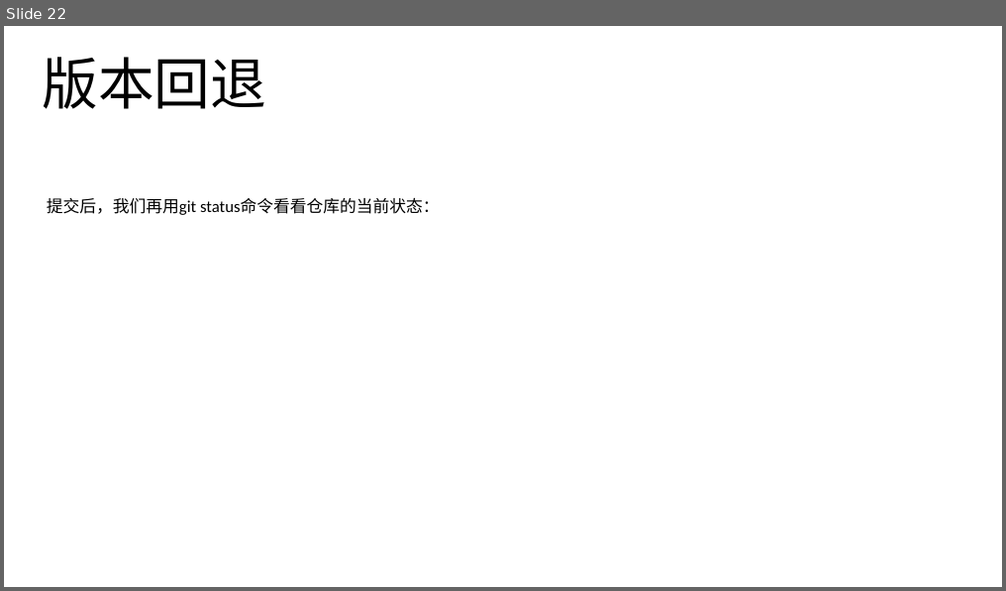
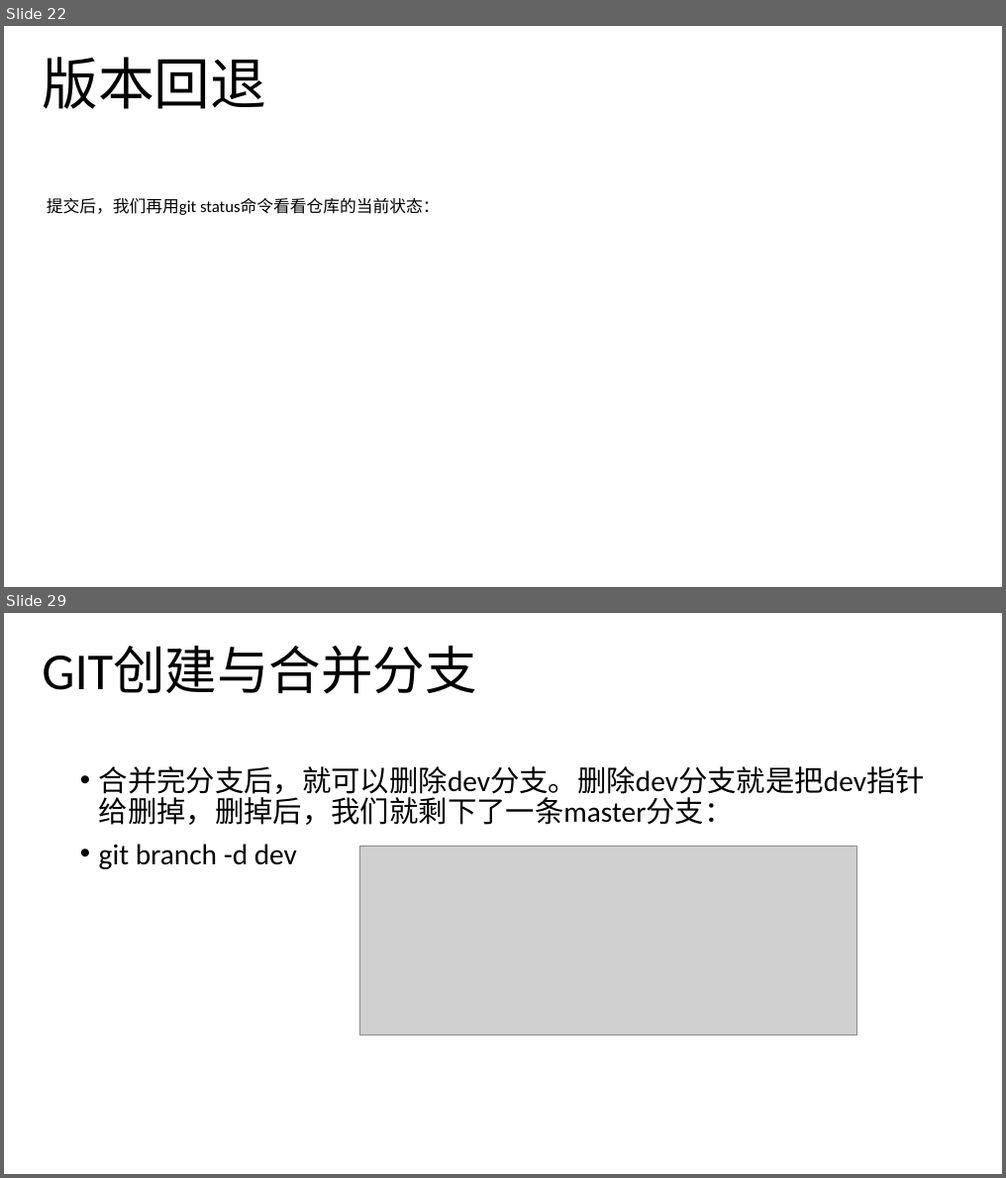
Before and after one commit to noprom/shandong, a slide deck: doc/ppt/helin.pptx. Shown one above the other, each under a label of ours: slide 22 before the commit, slides 22 and 29 after it; the slides between them are not shown. The pictures are 1006x591 and 1006x1178 pixels, drawn with LibreOffice and Linux fonts; fonts in the diff are those of the drawing; grey boxes stand for pictures. Boxes give left, top, right and bottom in pixels: in the first picture for what was removed or moved away, otherwise in the second. Text is boxed around its words. In the diff, an @@ line names an element or a change of style, - is before the commit and + after.

```diff
--- a/doc/ppt/helin.pptx
+++ b/doc/ppt/helin.pptx
@@ slide 29 added at [4, 613, 1002, 1174], background #FFFFFF @@
@@ text added at [42, 646, 477, 694], 50 pt, text #000000 @@
+GIT创建与合并分支
@@ text added at [99, 766, 925, 869], 28 pt, text #000000 @@
+• 合并完分支后，就可以删除dev分支。删除dev分支就是把dev指针给删掉，删掉后，我们就剩下了一条master分支：
+• git branch -d dev
@@ picture added at [360, 846, 857, 1035] @@
```
Also in this commit, not shown: 1 slide changed, 7 other slides added, 1 other file.
